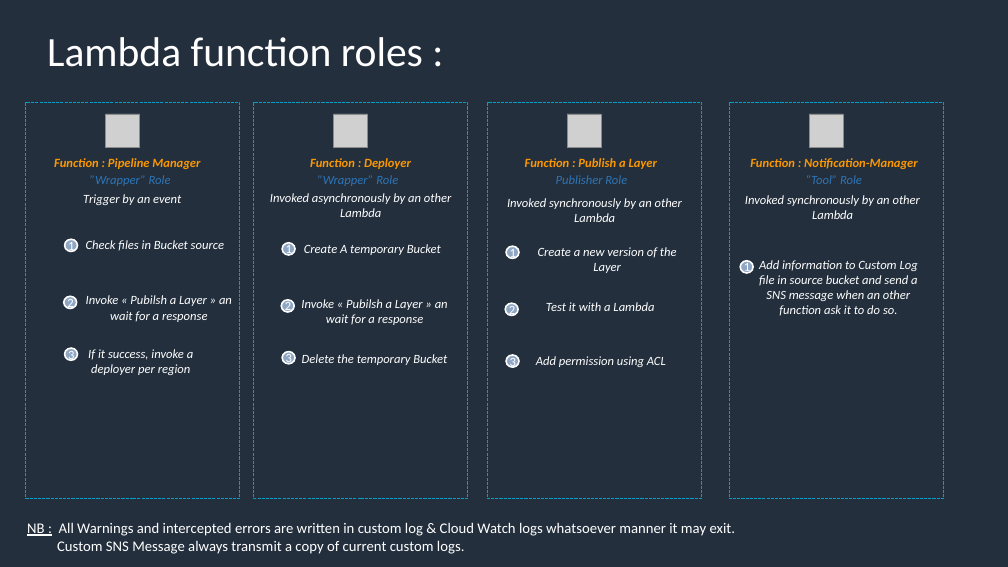
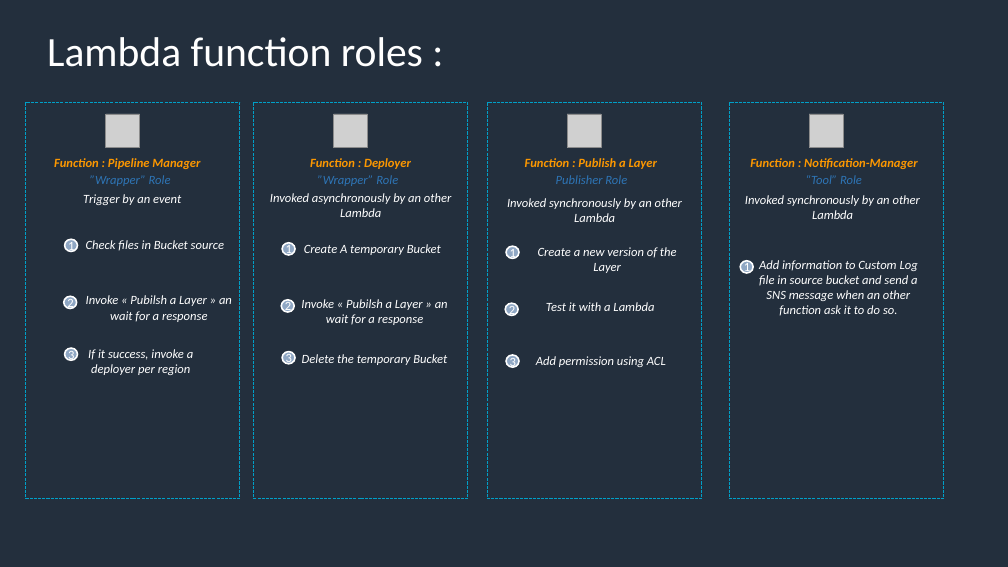
Before and after one commit to Sand-jrd/HelloPipepline, a slide deck: slide 4 of DOCS/Overall Pipeline architecturev3.pptx. Drawn at 1008x567 pixels with LibreOffice and Linux fonts; fonts in the diff are those of the drawing; grey boxes stand for pictures. Boxes give left, top, right and bottom in pixels: in the first picture for what was removed or moved away, otherwise in the second. Text is boxed around its words. In the diff, an @@ line names an element or a change of style, - is before the commit and + after.

```diff
--- a/DOCS/Overall Pipeline architecturev3.pptx
+++ b/DOCS/Overall Pipeline architecturev3.pptx
@@ text removed at (27, 522, 735, 554) @@
-NB : All Warnings and intercepted errors are written in custom log & Cloud Watch logs whatsoever manner it may exit.
-Custom SNS Message always transmit a copy of current custom logs.
```
Also in this commit, not shown: 2 other slides changed.
